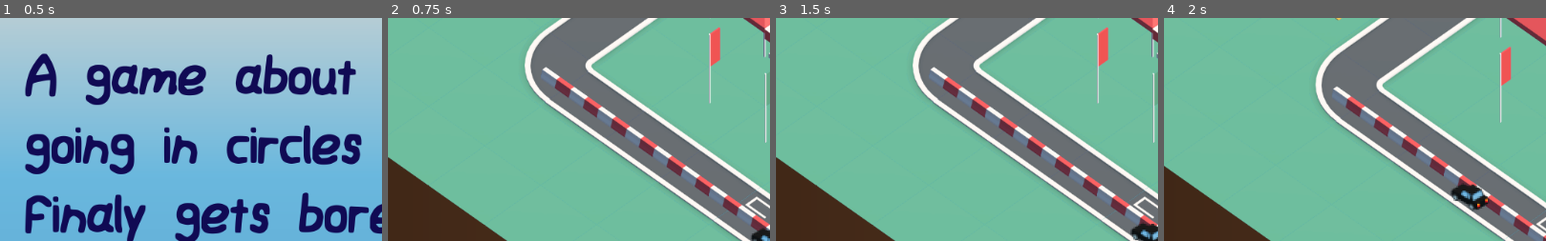
Above: before the commit, frames 1-4 (left to right).
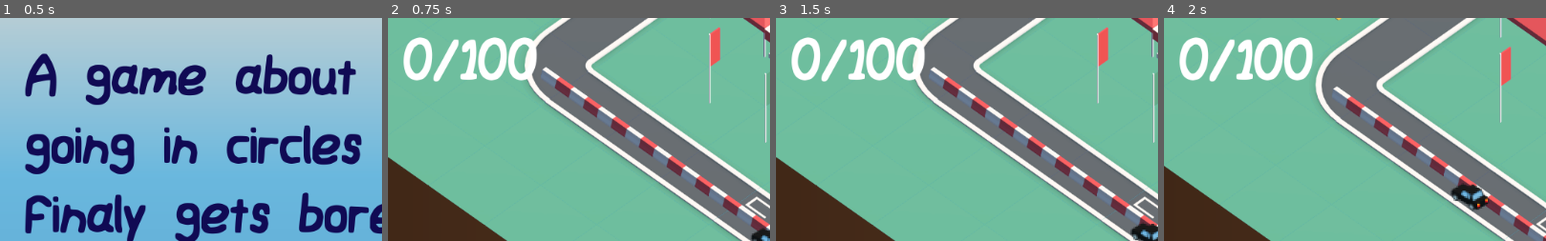
Above: after the commit, the same moments.

Repository: groud/CarGoingInCircles
Game: Godot game, scene res://menu/MainMenu.tscn
The game is run twice, just before and just after one commit, with the same random seed, the same clock (stepped at 60 frames per second) and the same inputs. Sound files missing from this copy of the repository are replaced by a short silence.
Inputs:
- Up to frame 1 (0.5 s): no input
- Up to frame 2 (0.75 s): click "Play" at 0.5 s
- Up to frame 3 (1.5 s): tap Enter at 1.25 s; hold Up (ui_up) from 1.28 s (still down)
- Up to frame 4 (2 s): keep holding Up (ui_up)
The pictures show only the part of the screen within x 0-50%, y 0-50%; the shares and areas given below are measured in that part.

Frame 1 is identical in both runs. In frame 2, 3.3% of the frame differs, in the area x 4-39%, y 8-29%; in frame 3, 3.3%; in frame 4, 3.4%.

Commit message:
Add lap counter

Diff:
--- a/level/level.gd
+++ b/level/level.gd
@@ -1,7 +1,10 @@
-extends Node2D
+extends Node
+
+func set_level_label(remaining, total):
+	$"GUI/LapsLabel".text=str(remaining) + "/" + str(total)
 
 func _ready():
-	pass
+	set_level_label(0, 100)
 
 func _on_AudioStreamPlayer_finished():
 	$Player.running = true
@@ -9,3 +12,6 @@
 func _process(delta):
 	if (Input.is_action_just_pressed("ui_cancel")):
 		get_tree().quit()
+
+func _on_Level_lap_changed(lap):
+	set_level_label(lap, 100)
--- a/level/level.tscn
+++ b/level/level.tscn
@@ -1,10 +1,11 @@
-[gd_scene load_steps=10 format=2]
+[gd_scene load_steps=11 format=2]
 
 [ext_resource path="res://level/level.gd" type="Script" id=1]
-[ext_resource path="res://level/tilemap.tscn" type="PackedScene" id=2]
-[ext_resource path="res://car/Player.tscn" type="PackedScene" id=3]
-[ext_resource path="res://level/start_race.wav" type="AudioStream" id=4]
-[ext_resource path="res://level/Juhani Junkala [Chiptune Adventures] 2. Stage 2.ogg" type="AudioStream" id=5]
+[ext_resource path="res://menu/MainMenuDynamicFont.tres" type="DynamicFont" id=2]
+[ext_resource path="res://level/tilemap.tscn" type="PackedScene" id=3]
+[ext_resource path="res://car/Player.tscn" type="PackedScene" id=4]
+[ext_resource path="res://level/start_race.wav" type="AudioStream" id=5]
+[ext_resource path="res://level/Juhani Junkala [Chiptune Adventures] 2. Stage 2.ogg" type="AudioStream" id=6]
 
 [sub_resource type="Gradient" id=1]
 
@@ -28,11 +29,42 @@
 gradient = SubResource( 3 )
 width = 2048
 
-[node name="Level" type="Node2D" index="0"]
+[node name="Level" type="Node" index="0"]
 
 script = ExtResource( 1 )
 
-[node name="Background" type="Sprite" parent="." index="0"]
+[node name="GUI" type="CanvasLayer" parent="." index="0"]
+
+layer = 1
+offset = Vector2( 0, 0 )
+rotation = 0.0
+scale = Vector2( 1, 1 )
+transform = Transform2D( 1, 0, 0, 1, 0, 0 )
+
+[node name="LapsLabel" type="Label" parent="GUI" index="0"]
+
+anchor_left = 0.0
+anchor_top = 0.0
+anchor_right = 0.0
+anchor_bottom = 0.0
+margin_left = 20.0
+margin_top = 20.0
+margin_right = 60.0
+margin_bottom = 95.0
+rect_pivot_offset = Vector2( 0, 0 )
+rect_clip_content = false
+mouse_filter = 2
+mouse_default_cursor_shape = 0
+size_flags_horizontal = 1
+size_flags_vertical = 4
+custom_fonts/font = ExtResource( 2 )
+text = "1"
+percent_visible = 1.0
+lines_skipped = 0
+max_lines_visible = -1
+_sections_unfolded = [ "Margin", "Rect", "custom_fonts" ]
+
+[node name="Background" type="Sprite" parent="." index="1"]
 
 position = Vector2( -1.93848, 844.184 )
 rotation = -1.5708
@@ -40,24 +72,23 @@
 texture = SubResource( 2 )
 _sections_unfolded = [ "Transform" ]
 
-[node name="BackgroundDirt" type="Sprite" parent="." index="1"]
+[node name="BackgroundDirt" type="Sprite" parent="." index="2"]
 
 position = Vector2( 1.96768, 1924.55 )
 scale = Vector2( 1.09926, 2259.16 )
 texture = SubResource( 4 )
 _sections_unfolded = [ "Transform" ]
 
-[node name="Level" parent="." index="2" instance=ExtResource( 2 )]
+[node name="Level" parent="." index="3" instance=ExtResource( 3 )]
 
-[node name="Player" parent="." index="3" instance=ExtResource( 3 )]
+[node name="Player" parent="." index="4" instance=ExtResource( 4 )]
 
-editor/display_folded = true
 position = Vector2( -367.508, 1082.98 )
 collision_layer = 2
 _sections_unfolded = [ "Collision", "Pickable", "Transform", "collision" ]
 initial_rotation = 305
 
-[node name="Camera2D" type="Camera2D" parent="Player" index="1"]
+[node name="Camera2D" type="Camera2D" parent="Player" index="4"]
 
 anchor_mode = 1
 rotating = false
@@ -82,26 +113,25 @@
 editor_draw_limits = false
 editor_draw_drag_margin = false
 _sections_unfolded = [ "Drag Margin", "Editor", "Limit", "Material", "Offset", "Pause", "Smoothing", "Transform", "Visibility" ]
-__meta__ = {
-"_edit_group_": true
-}
 
-[node name="StartSoundPlayer" type="AudioStreamPlayer" parent="." index="4"]
+[node name="StartSoundPlayer" type="AudioStreamPlayer" parent="." index="5"]
 
-stream = ExtResource( 4 )
+stream = ExtResource( 5 )
 volume_db = -2.0
 pitch_scale = 1.0
 autoplay = true
 mix_target = 0
 bus = "Master"
 
-[node name="AudioStreamPlayer" type="AudioStreamPlayer" parent="." index="5"]
+[node name="AudioStreamPlayer" type="AudioStreamPlayer" parent="." index="6"]
 
-stream = ExtResource( 5 )
+stream = ExtResource( 6 )
 volume_db = 0.0
 pitch_scale = 1.0
 autoplay = true
 mix_target = 0
 bus = "Master"
 
+[connection signal="lap_changed" from="Level" to="." method="_on_Level_lap_changed"]
+
 [connection signal="finished" from="StartSoundPlayer" to="." method="_on_AudioStreamPlayer_finished"]
--- a/level/tilemap.gd
+++ b/level/tilemap.gd
@@ -1,16 +1,19 @@
 extends StaticBody2D
 
-signal level_done
+signal lap_changed
 
-export var number_of_laps = 3
+var lap = 0
 
-var laps = number_of_laps + 1
+var checkpoints = Array()
+var nb_of_checkpoints = 3
 
 func _on_Checkpoint_checkpoint(checkpoint_id):
-	# We should do better tests !
-	laps -= 1
-
-	if (laps <= 0):
-		print("Level done !")
+	# Checkpoint logic
+	if (checkpoint_id == 0):
+		if (checkpoints == range(nb_of_checkpoints)):
+			lap += 1
+			emit_signal("lap_changed", lap)
+		checkpoints = [0]
 	else:
-		print(str(laps) + " laps remaining..." )
+		if (checkpoints == range(checkpoint_id)):
+			checkpoints = range(checkpoint_id+1)
--- a/level/tilemap.tscn
+++ b/level/tilemap.tscn
@@ -14,13 +14,12 @@
 friction = 1.0
 bounce = 0.0
 script = ExtResource( 1 )
-number_of_laps = 3
 
 [node name="Grass" type="TileMap" parent="." index="0"]
 
 mode = 2
 tile_set = ExtResource( 2 )
-cell_size = Vector2( 64, 64 )
+cell_size = Vector2( 150, 90 )
 cell_quadrant_size = 16
 cell_custom_transform = Transform2D( 75, 53, -75, 53, 0, 0 )
 cell_half_offset = 2
@@ -125,7 +124,7 @@
 build_mode = 0
 polygon = PoolVector2Array( 1.18726, 210.489, -452.522, 527.031, -356.052, 602.398, -348.516, 655.155, -607.778, 846.587, 76.5543, 1328.94, 382.544, 1110.37, 59.9735, 873.719, 55.4515, 813.426, 459.419, 528.538 )
 
-[node name="Checkpoint" parent="." index="6" instance=ExtResource( 3 )]
+[node name="Checkpoint0" parent="." index="6" instance=ExtResource( 3 )]
 
 position = Vector2( -431.964, 1021.23 )
 rotation = -0.696391
@@ -133,4 +132,26 @@
 gravity = 0.0
 _sections_unfolded = [ "Audio Bus", "Collision", "Pickable", "Transform" ]
 
-[connection signal="checkpoint" from="Checkpoint" to="." method="_on_Checkpoint_checkpoint"]
+[node name="Checkpoint1" parent="." index="7" instance=ExtResource( 3 )]
+
+position = Vector2( -284.325, 371.208 )
+rotation = 0.747145
+gravity_vec = Vector2( 0, 0 )
+gravity = 0.0
+_sections_unfolded = [ "Audio Bus", "Collision", "Pickable", "Transform" ]
+checkpoint_id = 1
+
+[node name="Checkpoint2" parent="." index="8" instance=ExtResource( 3 )]
+
+position = Vector2( 345.192, 674.688 )
+rotation = 3.80738
+gravity_vec = Vector2( 0, 0 )
+gravity = 0.0
+_sections_unfolded = [ "Audio Bus", "Collision", "Pickable", "Transform" ]
+checkpoint_id = 2
+
+[connection signal="checkpoint" from="Checkpoint0" to="." method="_on_Checkpoint_checkpoint"]
+
+[connection signal="checkpoint" from="Checkpoint1" to="." method="_on_Checkpoint_checkpoint"]
+
+[connection signal="checkpoint" from="Checkpoint2" to="." method="_on_Checkpoint_checkpoint"]
